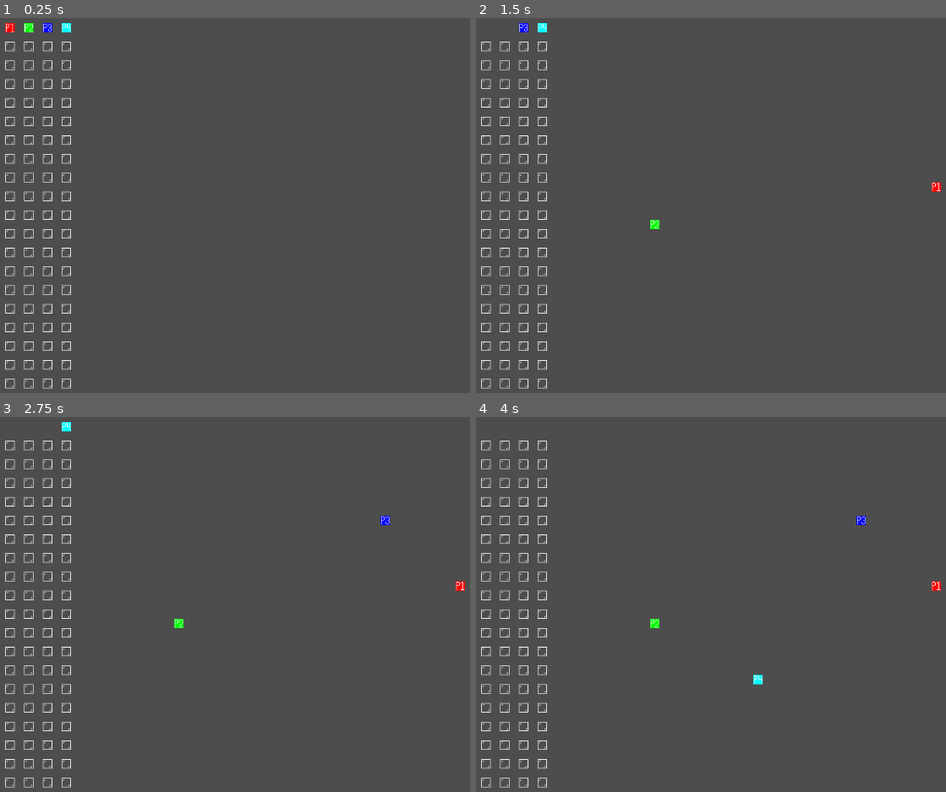
Above: before the commit, frames 1-4 (two rows, left to right).
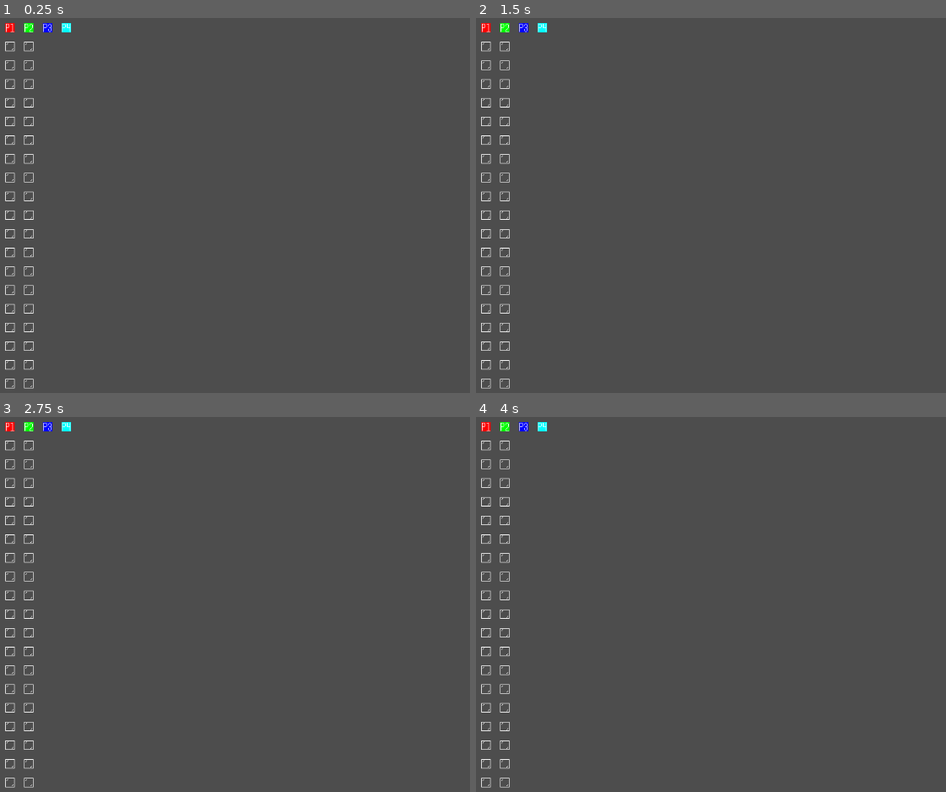
Above: after the commit, the same moments.

Repository: TheRoadstr/rapid-fields
Game: Godot game, scene res://scenes/main.tscn
Same seed, same stepped clock (60 frames per second), same inputs: the game is played once before the commit and once after it.
Inputs (mouse positions are in pixels of both pictures, inside the frame that each line leads up to):
- Up to frame 1 (0.25 s): no input
- Up to frame 2 (1.5 s): tap Enter at 0.5 s; move the mouse to (941, 183) at 0.52 s; click (941, 183) at 0.67 s; tap Space at 1.25 s; move the mouse to (654, 220) at 1.27 s; click (654, 220) at 1.42 s
- Up to frame 3 (2.75 s): tap Enter at 2 s; move the mouse to (380, 518) at 2.02 s; click (380, 518) at 2.17 s
- Up to frame 4 (4 s): tap Space at 2.75 s; move the mouse to (758, 679) at 2.77 s; click (758, 679) at 2.92 s; tap Enter at 3.5 s; move the mouse to (outside the picture) at 3.52 s; click (outside the picture) at 3.67 s

The runs differ from the first frame. In frame 1, 0.9% of the frame differs, in the area x 8-16%, y 6-99%; in frame 2, 1.1%; in frame 3, 1.2%; in frame 4, 1.3%, in the area x 1-99%, y 1-99%.

Commit message:
Restrict players to glass

Diff:
--- a/scripts/main.gd
+++ b/scripts/main.gd
@@ -33,8 +33,8 @@
 
 func _input(event):
 	if event is InputEventMouseButton and event.pressed and event.button_index == MOUSE_BUTTON_LEFT:
-		var position = event.position
-		click = [floor(position[0] / 16), floor(position[1] / 16)]
+		var playerposition = event.position
+		click = [int(floor(playerposition[0] / 16)), int(floor(playerposition[1] / 16))]
 		print("Mouse Click at: ", click)
 
 	if event is InputEventMouseButton and event.pressed:
@@ -50,13 +50,13 @@
 	print("Setting up the board")
 	match difficulty:
 		0:
-			cols = 2
+			cols = 4
 			print("Difficulty set to easy")
 		1:
 			cols = 3
 			print("Difficulty set to normal")
 		2:
-			cols = 4
+			cols = 2
 			print("Difficulty set to hard")
 
 	for i in bunny_coords.size():
@@ -82,17 +82,20 @@
 func gameloop():
 	print("Starting game loop")
 	while game_over == false:
-		for i in 4:
+		var index = 0
+		while index < 5:
 			await wait_for_click()
-			print("Moving player ", i + 1)
-			player_layer.erase_cell(Vector2i(bunny_coords[i][0], bunny_coords[i][1]))
 			clicking = false
-			bunny_coords[i][0] = click[0]
-			bunny_coords[i][1] = click[1]
-			player_layer.set_cell(Vector2i(bunny_coords[i][0], bunny_coords[i][1]), 0, Vector2i(i, 0))
-			print("Moved player to coordinates [", bunny_coords[i][0], ", ", bunny_coords[i][1], "]")
+			if click in glass:
+				player_layer.erase_cell(Vector2i(bunny_coords[index][0], bunny_coords[index][1]))
+				bunny_coords[index][0] = click[0]
+				bunny_coords[index][1] = click[1]
+				player_layer.set_cell(Vector2i(bunny_coords[index][0], bunny_coords[index][1]), 0, Vector2i(index, 0))
+				print("Moved player ", index + 1, " to coordinates [", bunny_coords[index][0], ", ", bunny_coords[index][1], "]")
+				index += 1
 		# Prevents an infinite loop
 		game_over = true
+
 	#if mad_alive or homeless_alive or crazy_alive or ribbit_alive:
 		#game_over = true
 
